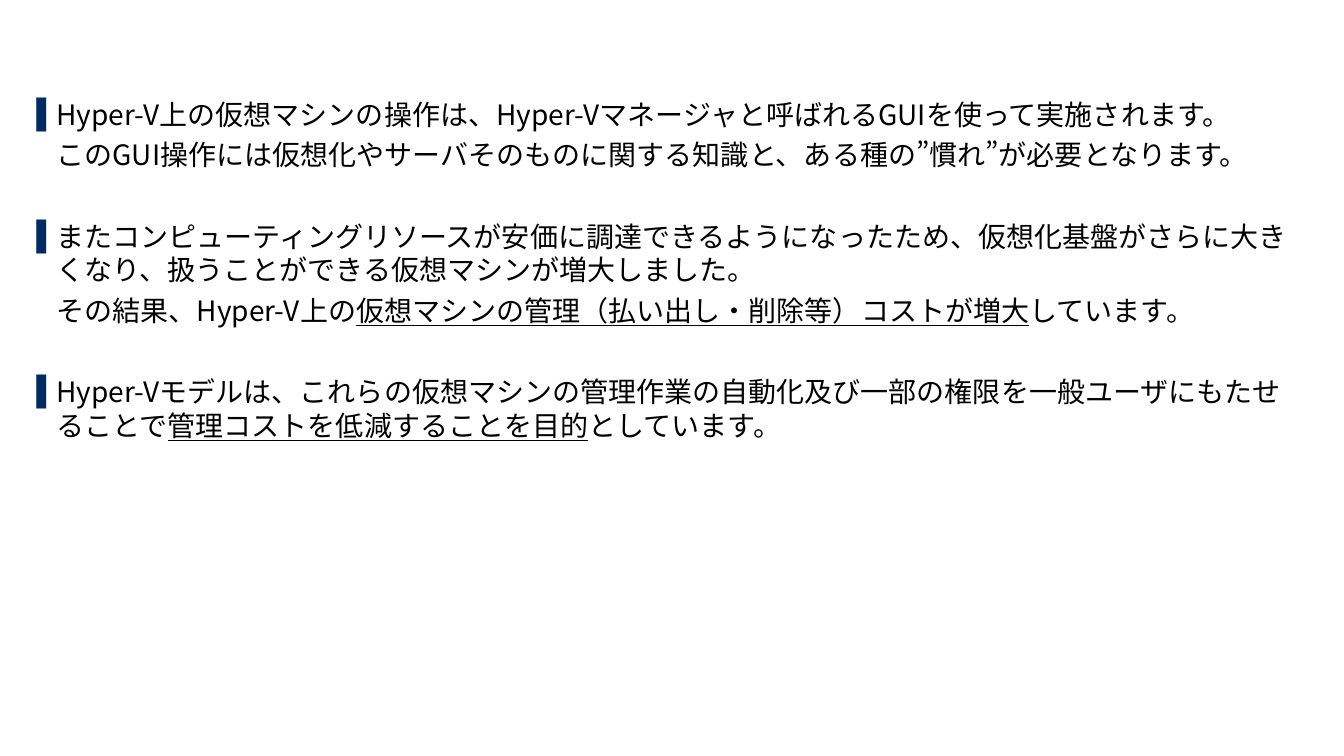
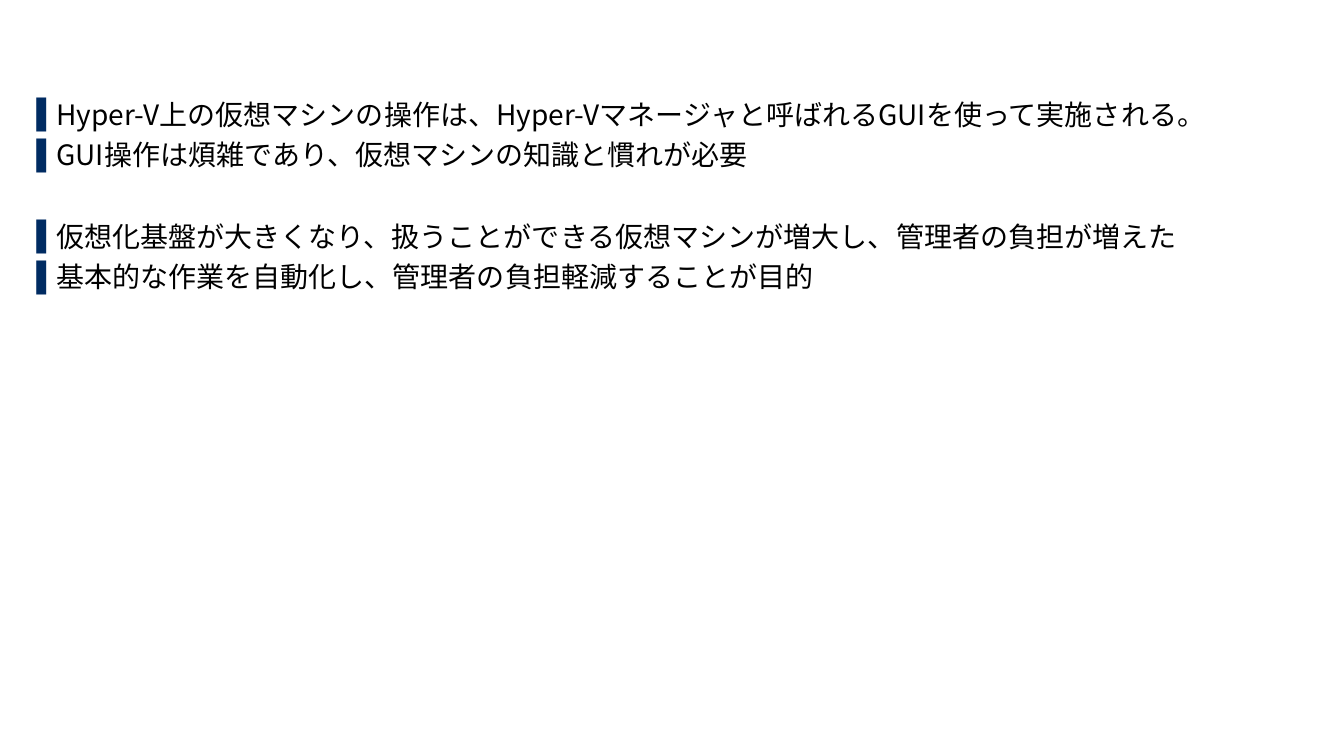
Before and after one commit to exastro-suite/SettingSamples-ITA-HyperV, a slide deck: slide 5 of docs/setting-samples-hyperv-overview_ja.pptx. Drawn at 1344x756 pixels with LibreOffice and Linux fonts; fonts in the diff are those of the drawing; background and template pictures are left out. Boxes give left, top, right and bottom in pixels: in the first picture for what was removed or moved away, otherwise in the second. Text is boxed around its words. In the diff, an @@ line names an element or a change of style, - is before the commit and + after.

```diff
--- a/docs/setting-samples-hyperv-overview_ja.pptx
+++ b/docs/setting-samples-hyperv-overview_ja.pptx
@@ text at bbox=[56, 101, 1205, 290]: text changed @@
-▌ Hyper-V上の仮想マシンの操作は、Hyper-Vマネージャと呼ばれるGUIを使って実施されます。
-このGUI操作には仮想化やサーバそのものに関する知識と、ある種の”慣れ”が必要となります。
-▌ またコンピューティングリソースが安価に調達できるようになったため、仮想化基盤がさらに大きくなり、扱うことができる仮想マシンが増大しました。
-その結果、Hyper-V上の仮想マシンの管理（払い出し・削除等）コストが増大しています。
-▌ Hyper-Vモデルは、これらの仮想マシンの管理作業の自動化及び一部の権限を一般ユーザにもたせることで管理コストを低減することを目的としています。
+▌ Hyper-V上の仮想マシンの操作は、Hyper-Vマネージャと呼ばれるGUIを使って実施される。
+▌ GUI操作は煩雑であり、仮想マシンの知識と慣れが必要
+▌ 仮想化基盤が大きくなり、扱うことができる仮想マシンが増大し、管理者の負担が増えた
+▌ 基本的な作業を自動化し、管理者の負担軽減することが目的
```
Also in this commit, not shown: 10 other slides changed, 1 other file.
